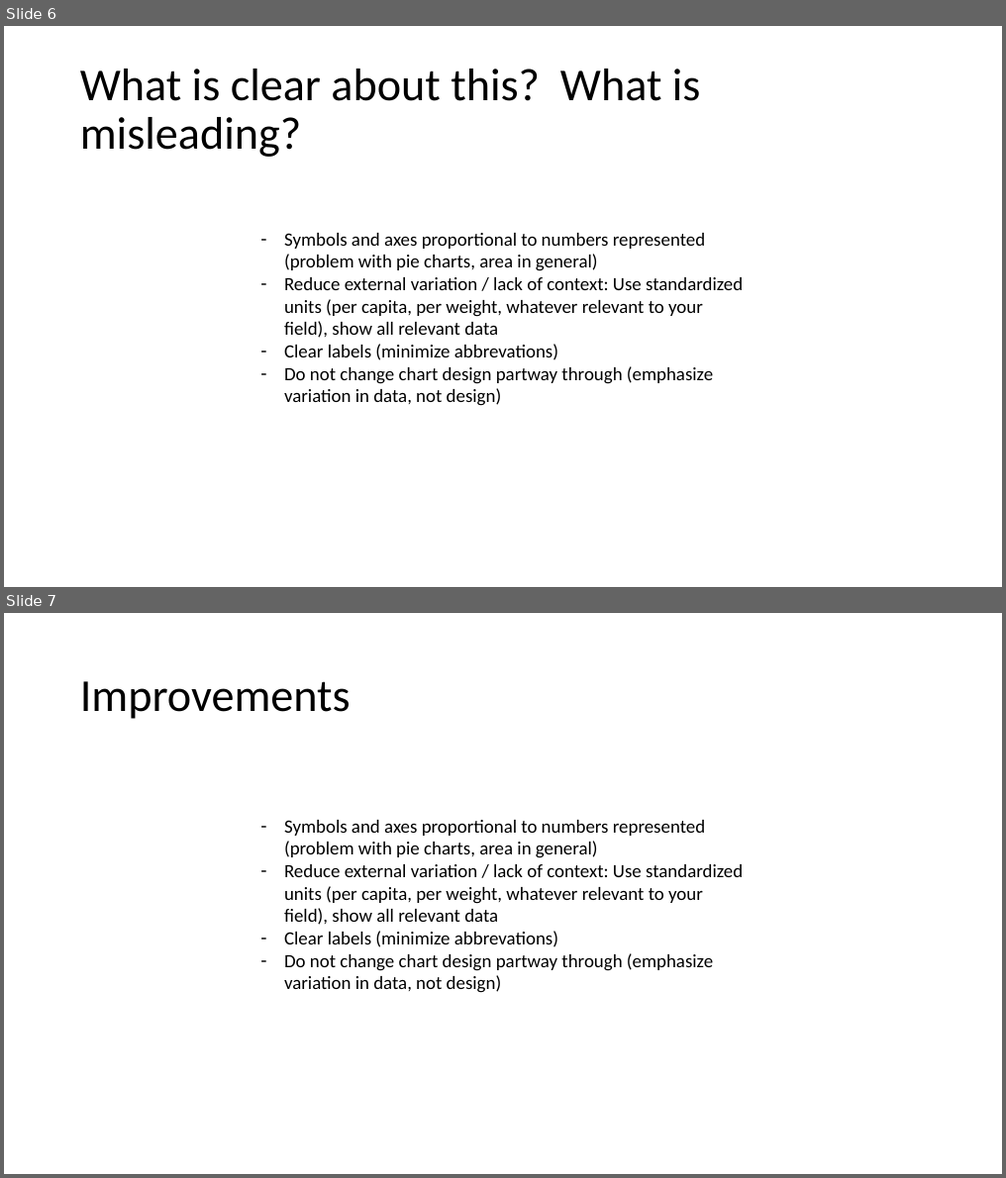
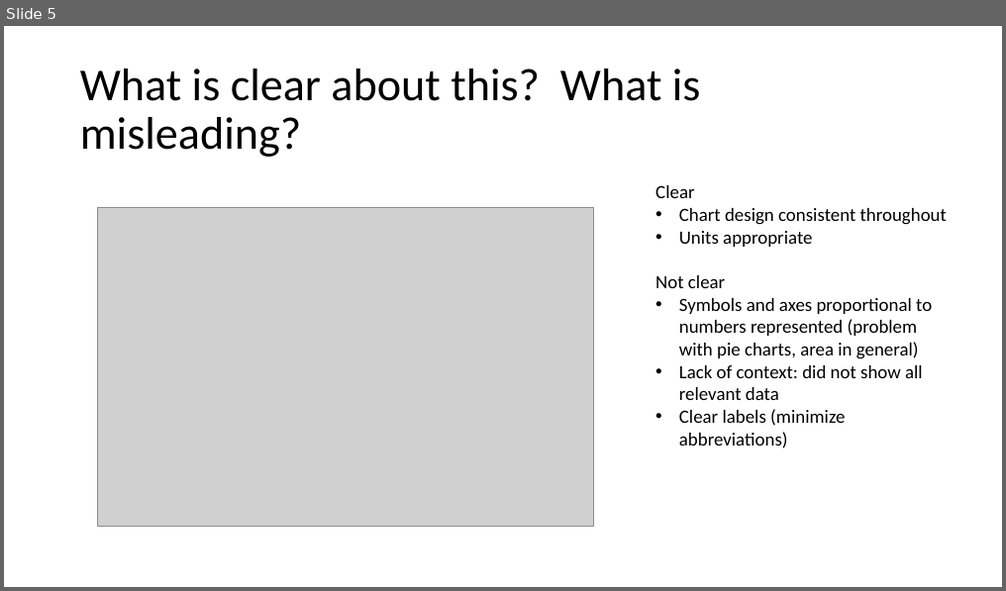
Before and after one commit to baeolophus/2025_data_viz_research, a slide deck: activities.pptx. Shown one above the other, each under a label of ours: slides 6 and 7 before the commit, slide 5 after it. The pictures are 1006x1178 and 1006x591 pixels, drawn with LibreOffice and Linux fonts; fonts in the diff are those of the drawing; grey boxes stand for pictures. Boxes give left, top, right and bottom in pixels: in the first picture for what was removed or moved away, otherwise in the second. Text is boxed around its words. In the diff, an @@ line names an element or a change of style, - is before the commit and + after.

Commit message:
added R-generated figures and organized text about each

```diff
--- a/activities.pptx
+++ b/activities.pptx
@@ slide 7 removed at (4,613,1002,1174), background #FFFFFF @@
@@ title removed at (80,681,350,719) @@
-Improvements
@@ text removed at (284,820,743,993) @@
-– Symbols and axes proportional to numbers represented (problem with pie charts, area in general)
-– Reduce external variation / lack of context: Use standardized units (per capita, per weight, whatever relevant to your field), show all relevant data
-– Clear labels (minimize abbrevations)
-– Do not change chart design partway through (emphasize variation in data, not design)
@@ what was slide 6 is now slide 5 @@
@@ slide 5 changed as well @@
@@ text "Clear": place and size @@
-text "Clear" at (284,233,743,406)
+text "Clear" at (655,185,946,449)
@@ text at (655,185,946,288): paragraphs added @@
+Clear
+• Chart design consistent throughout
+• Units appropriate
+Not clear
@@ picture added at (98,208,593,527) @@
@@ text at (679,298,932,360): bullet - to • @@
@@ text at (679,366,923,449): text changed @@
-– Reduce external variation / lack of context: Use standardized units (per capita, per weight, whatever relevant to your field), show all relevant data
-– Clear labels (minimize abbrevations)
-– Do not change chart design partway through (emphasize variation in data, not design)
+• Lack of context: did not show all relevant data
+• Clear labels (minimize abbreviations)
```
Also in this commit, not shown: 4 other slides changed, 1 slide added, 1 other slide removed.
